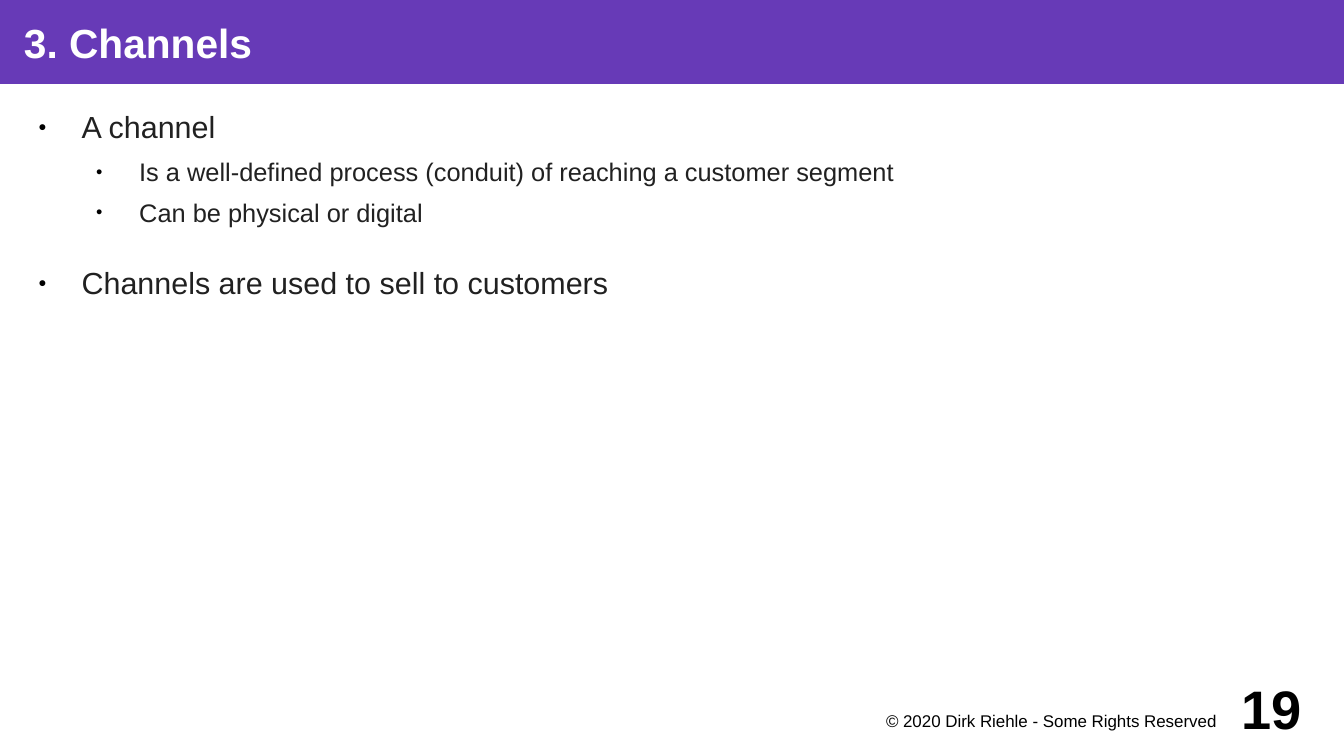
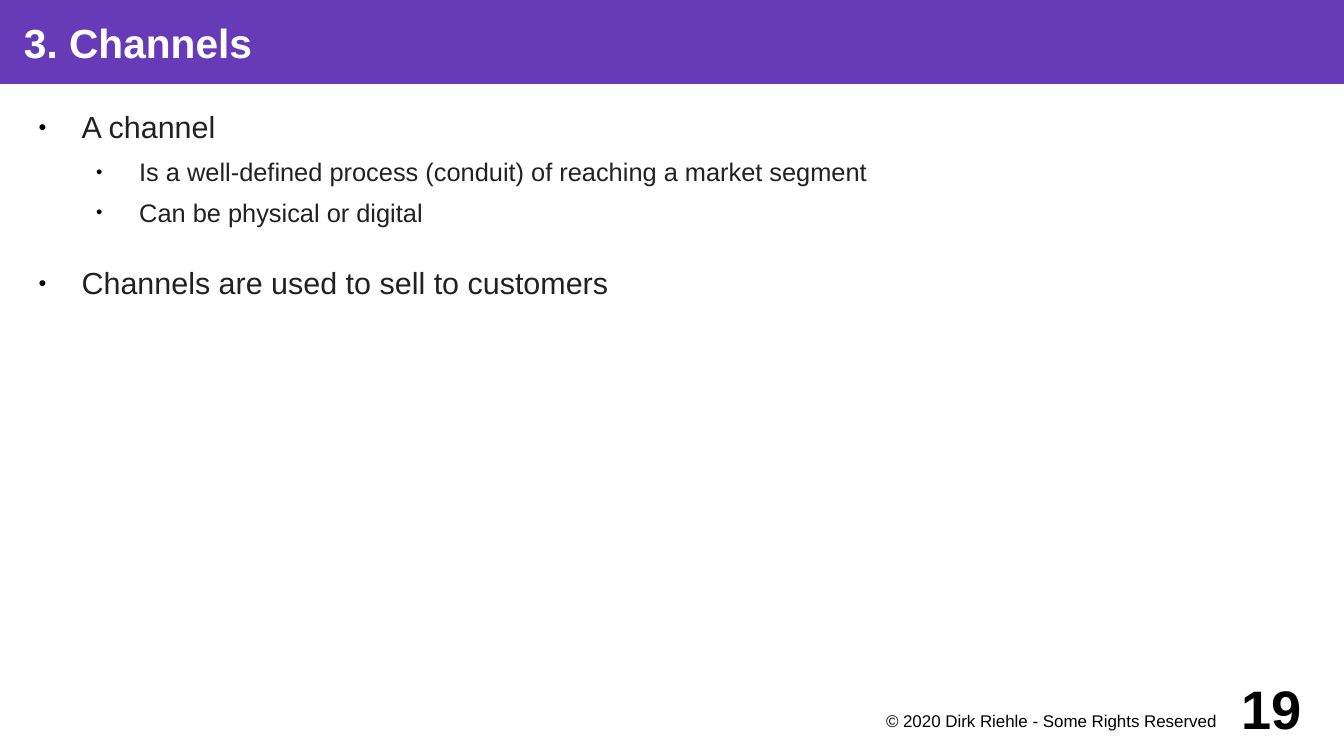
Before and after one commit to dirkriehle/coss-course, a slide deck: slide 19 of Lecture slides/COSS B04 - Business Models.odp. Drawn at 1344x756 pixels with LibreOffice and Linux fonts; fonts in the diff are those of the drawing. Boxes give left, top, right and bottom in pixels: in the first picture for what was removed or moved away, otherwise in the second. Text is boxed around its words. In the diff, an @@ line names an element or a change of style, - is before the commit and + after.

```diff
--- a/Lecture slides/COSS B04 - Business Models.odp
+++ b/Lecture slides/COSS B04 - Business Models.odp
@@ text at (x1=139, y1=162, x2=866, y2=187): text changed @@
-  ● Is a well-defined process (conduit) of reaching a customer segment
+  ● Is a well-defined process (conduit) of reaching a market segment
```
Also in this commit, not shown: 16 other slides changed, 28 other files.
